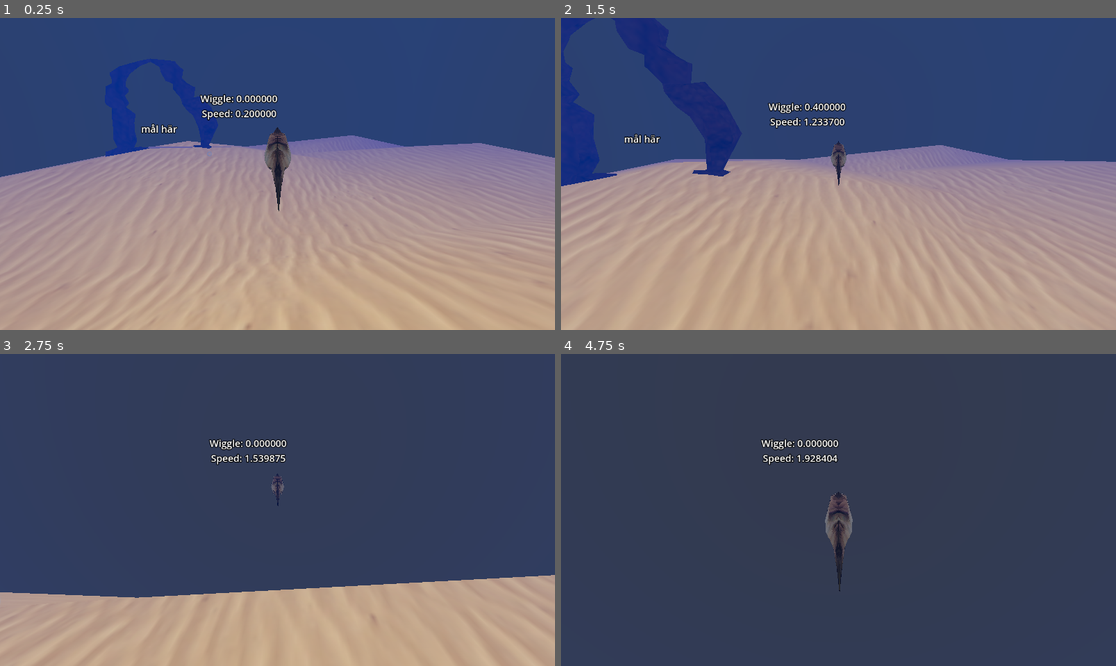
Above: before the commit, frames 1-4 (two rows, left to right).
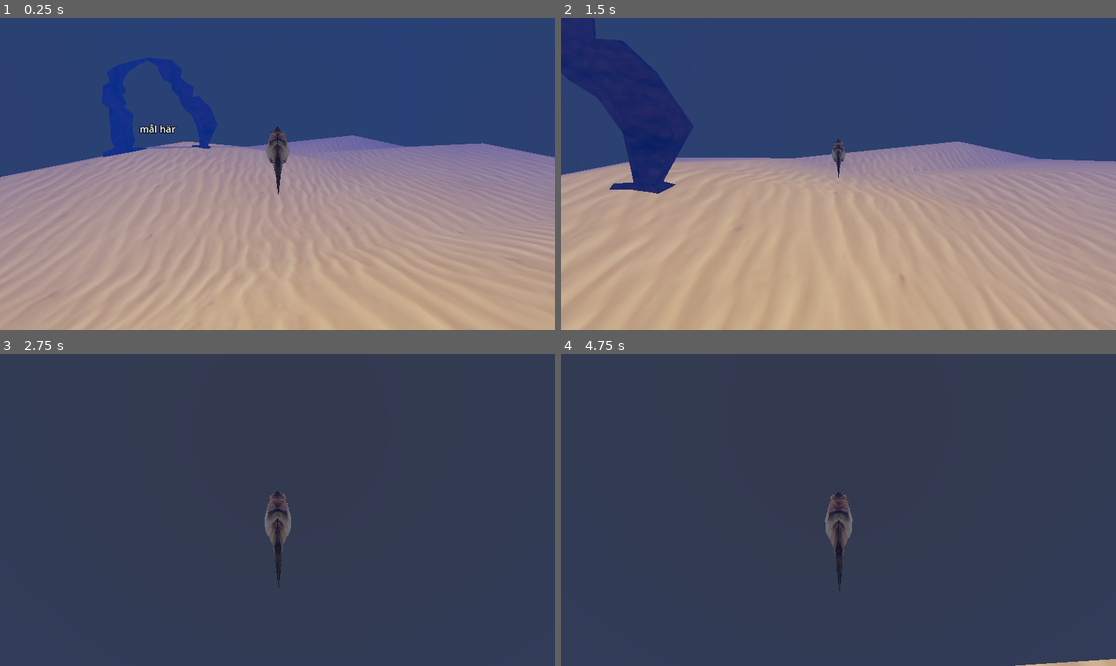
Above: after the commit, the same moments.

Repository: henkehedstrom/dj-scaled
Game: Godot game, scene res://level.tscn
Same seed, same stepped clock (60 frames per second), same inputs: the game is played once before the commit and once after it.
Inputs (mouse positions are in pixels of both pictures, inside the frame that each line leads up to):
- Up to frame 1 (0.25 s): no input
- Up to frame 2 (1.5 s): move the mouse to (866, 174) at 0.52 s; hold W (forward) from 0.53 s (still down); move the mouse to (810, 174) at 1.27 s
- Up to frame 3 (2.75 s): keep holding W (forward); move the mouse to (288, 503) at 2.02 s
- Up to frame 4 (4.75 s): keep holding W (forward); move the mouse to (832, 516) at 2.77 s; tap Enter at 3.5 s; move the mouse to (877, 513) at 3.52 s; tap Space at 4.25 s; move the mouse to (794, 506) at 4.27 s

The runs differ from the first frame. In frame 1, 1.4% of the frame differs, in the area x 18-100%, y 12-100%; in frame 2, 8.8%; in frame 3, 26%, in the area x 0-100%, y 27-100%; in frame 4, 0.8%.

Commit message:
Revert "wiggle"
This reverts commit a645c8127ae71b5cf0df48d3425e759e4a5ad0ff.

Diff:
--- a/Fish.gd
+++ b/Fish.gd
@@ -14,11 +14,7 @@
 @export var max_yaw_speed: float = 3.14
 @export var max_roll_speed: float = 3.14
 
-@onready var debug_text = $abc123/DebugText3D
-
 var rotation_angle: Vector2 = Vector2.ZERO
-var wiggle: float = 0
-var wiggle_direction: int = 0
 
 # Called when the node enters the scene tree for the first time.
 func _ready():
@@ -53,14 +49,7 @@
 	if Input.is_action_pressed("pitch_down"):
 		rotation_angle.y = -yaw_speed
 
-	wiggle = wiggle - 3 * delta
-	wiggle = clamp(wiggle, 0, 1)
-
-	current_speed = current_speed + wiggle * 0.07825
-	current_speed = current_speed - 1.5 * delta
 	current_speed = clamp(current_speed, min_speed, max_speed)
-
-	debug_text.text = "Wiggle: %f\nSpeed: %f" % [wiggle, current_speed]
 
 	apply_rotation(delta)
 
@@ -81,6 +70,7 @@
 	rotate(up, local_rotation.z * delta) # Yaw
 	rotate(forward, local_rotation.y * delta) # Roll
 
+
 	yaw = 0.0;
 	rotation_angle = Vector2.ZERO
 
@@ -91,14 +81,4 @@
 
 func _input(event):
 	if event is InputEventMouseMotion:
-		rotation_angle = event.relative * 0.5
-
-		if event.relative.x != 0:
-			var direction = sign(event.relative.x)
-
-			if direction > 0 && wiggle_direction <= 0:
-				wiggle = wiggle + event.relative.x * 0.45
-				wiggle_direction = 1
-			if direction < 0 && wiggle_direction >= 0:
-				wiggle = wiggle - event.relative.x * 0.45
-				wiggle_direction = -1
+		rotation_angle = event.relative
--- a/fish.tscn
+++ b/fish.tscn
@@ -1,9 +1,8 @@
-[gd_scene load_steps=7 format=3 uid="uid://cid6u3cmr5qux"]
+[gd_scene load_steps=6 format=3 uid="uid://cid6u3cmr5qux"]
 
 [ext_resource type="Script" path="res://Fish.gd" id="1_y5jyl"]
 [ext_resource type="PackedScene" path="res://fish_inherited.tscn" id="3_lkjiq"]
 [ext_resource type="Script" path="res://addons/interpolated_camera_3d/interpolated_camera_3d.gd" id="3_tkw4t"]
-[ext_resource type="PackedScene" uid="uid://d3xkytfl7anrt" path="res://FelixMapp_KOLLA_INTE/Helper/DebugText3D.tscn" id="4_x0jhw"]
 
 [sub_resource type="BoxShape3D" id="BoxShape3D_n0rue"]
 size = Vector3(1, 1, 5.38096)
@@ -34,9 +33,3 @@
 
 [node name="FishModel" parent="." instance=ExtResource("3_lkjiq")]
 transform = Transform3D(-4.37114e-08, 0, -1, 0, 1, 0, 1, 0, -4.37114e-08, 0, 0, 0)
-
-[node name="abc123" type="Node3D" parent="."]
-transform = Transform3D(-4.37114e-08, 0, -1, 0, 1, 0, 1, 0, -4.37114e-08, -4.7458, 2.31057, -18.1338)
-
-[node name="DebugText3D" parent="abc123" instance=ExtResource("4_x0jhw")]
-text = "mål här"
--- a/level.tscn
+++ b/level.tscn
@@ -16,7 +16,6 @@
 
 [node name="Fish" parent="." instance=ExtResource("1_8guv1")]
 transform = Transform3D(1, 0, 0, 0, 1, 0, 0, 0, 1, 0, 19.5935, 23.1932)
-max_speed = 2.0
 
 [node name="fioshtank" parent="." instance=ExtResource("2_5xkw7")]
 transform = Transform3D(7.32, 0, 0, 0, 7.32, 0, 0, 0, 7.32, 0, 0, 0)
